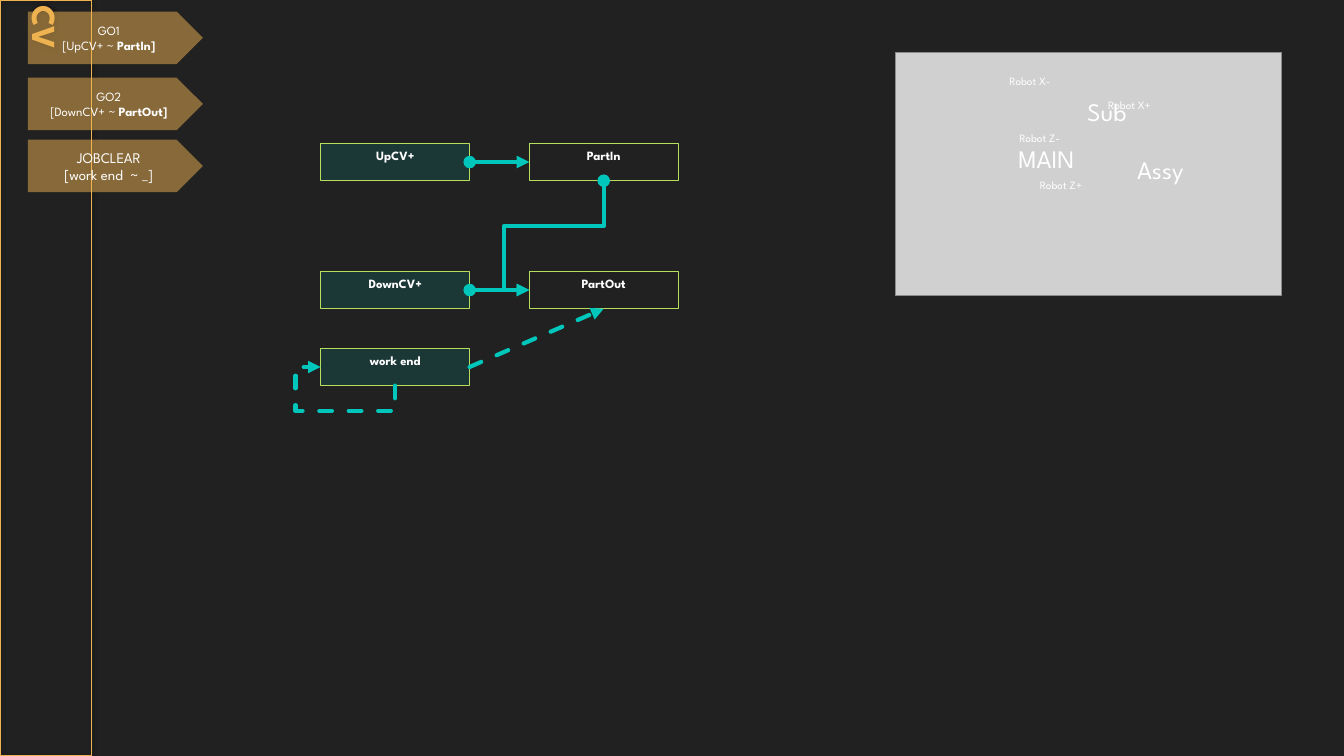
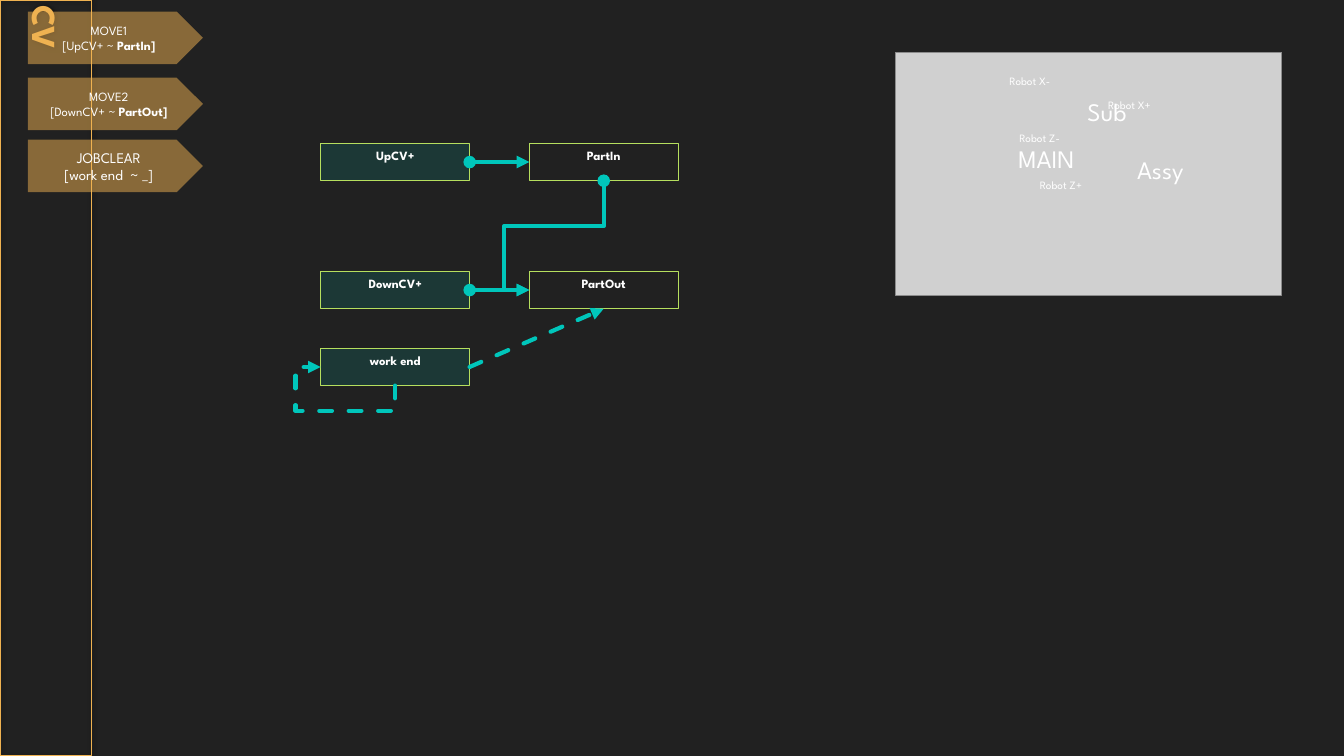
Before and after one commit to DualsoftDev/ds, a slide deck: slide 1 of DsDotNet/src/UnitTest/UnitTest.Model/ImportOfficeExample/Sample/Lib/Conveyor/CV_JobClear.pptx. Drawn at 1344x756 pixels with LibreOffice and Linux fonts; fonts in the diff are those of the drawing; grey boxes stand for pictures. Boxes give left, top, right and bottom in pixels: in the first picture for what was removed or moved away, otherwise in the second. Text is boxed around its words. In the diff, an @@ line names an element or a change of style, - is before the commit and + after.

```diff
--- a/DsDotNet/src/UnitTest/UnitTest.Model/ImportOfficeExample/Sample/Lib/Conveyor/CV_JobClear.pptx
+++ b/DsDotNet/src/UnitTest/UnitTest.Model/ImportOfficeExample/Sample/Lib/Conveyor/CV_JobClear.pptx
@@ text in pentagon arrow at (91,22,127,40): text changed @@
-GO1
+MOVE1
@@ text in pentagon arrow at (89,88,128,106): text changed @@
-GO2
+MOVE2
```
Also in this commit, not shown: 37 other files.
